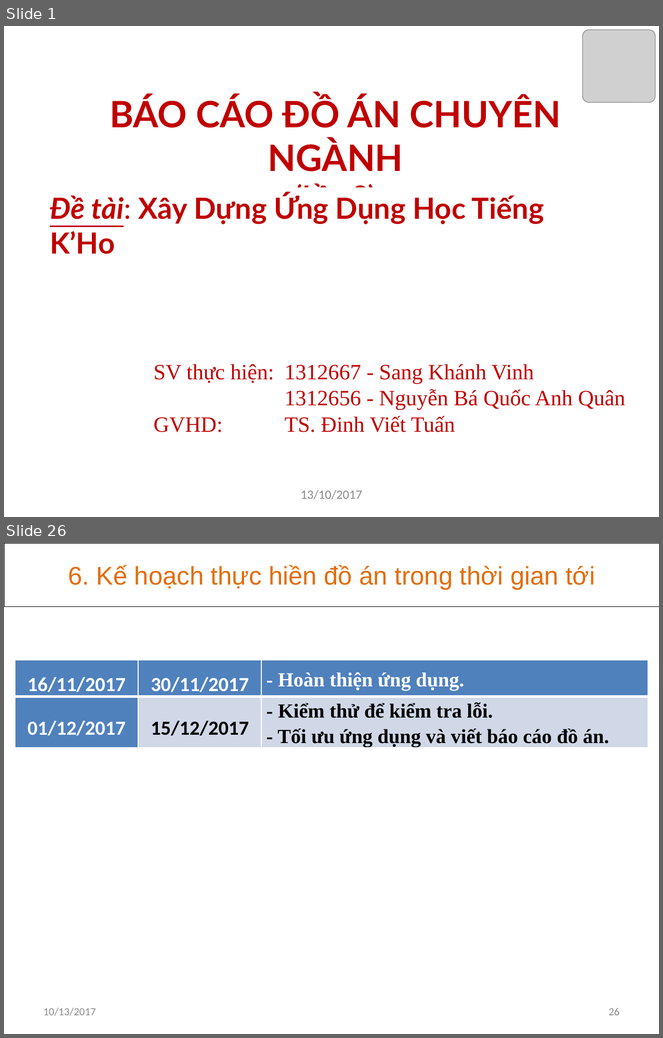
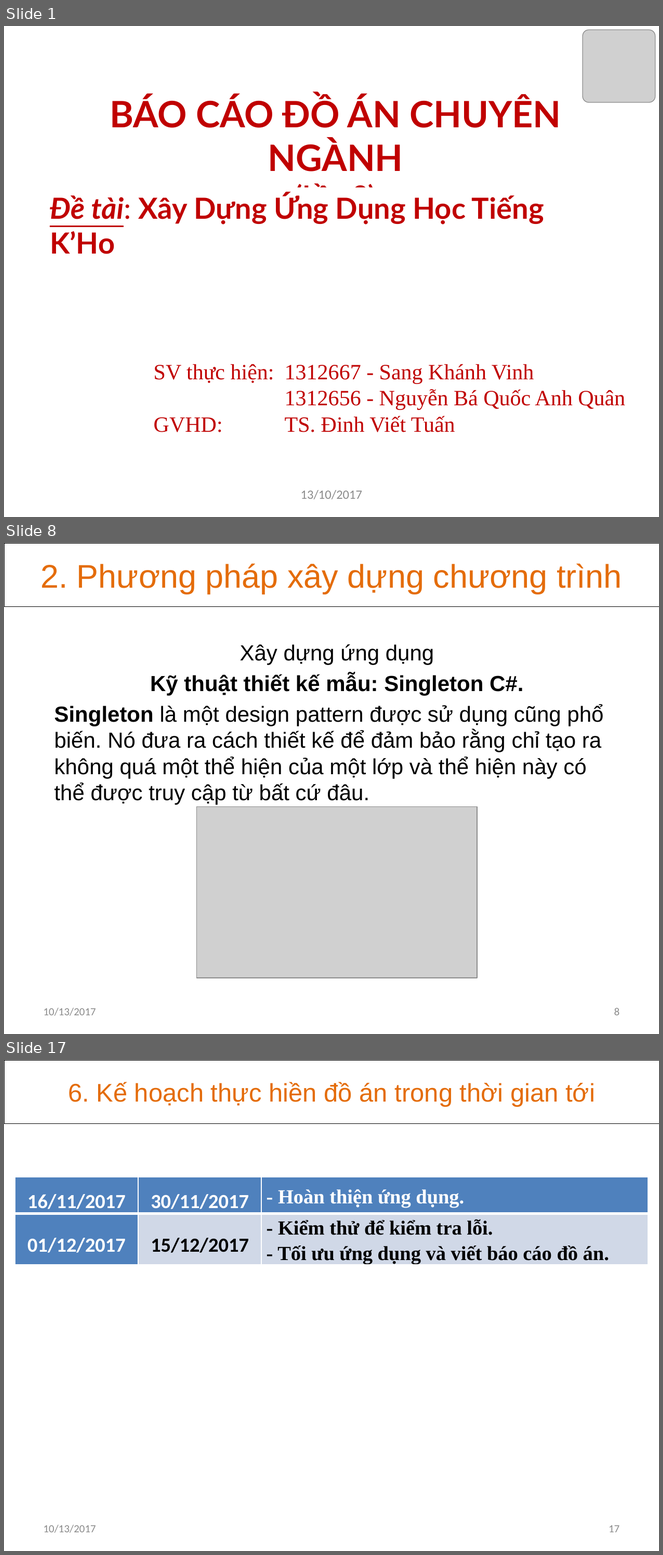
Before and after one commit to khanhvinhit/Do-An, a slide deck: THESIS/DACN_UD_Hoc_KHo_CTK37_BaoCao_D2.pptx. Shown one above the other, each under a label of ours: slides 1 and 26 before the commit, slides 1, 8 and 17 after it; the slides between them are not shown. The pictures are 663x1038 and 663x1555 pixels, drawn with LibreOffice and Linux fonts; fonts in the diff are those of the drawing; grey boxes stand for pictures. Boxes give left, top, right and bottom in pixels: in the first picture for what was removed or moved away, otherwise in the second. Text is boxed around its words. In the diff, an @@ line names an element or a change of style, - is before the commit and + after.

```diff
--- a/THESIS/DACN_UD_Hoc_KHo_CTK37_BaoCao_D2.pptx
+++ b/THESIS/DACN_UD_Hoc_KHo_CTK37_BaoCao_D2.pptx
@@ slide 8 added at [4,543,659,1034], background #FFFFFF @@
@@ rectangle added at [4,543,659,606], outline #000000 0.25 pt, 36 pt, text #E46C0A @@
+2. Phương pháp xây dựng chương trình
@@ subtitle added at [54,644,604,805], 24 pt, text #000000 @@
+Xây dựng ứng dụng
+Kỹ thuật thiết kế mẫu: Singleton C#.
+Singleton là một design pattern được sử dụng cũng phổ biến. Nó đưa ra cách thiết kế để đảm bảo rằng chỉ tạo ra không quá một thể hiện của một lớp và thể hiện này có thể được truy cập từ bất cứ đâu.
@@ picture added at [196,807,477,979] @@
@@ text added at [44,1008,96,1016], 12 pt, text #8C8C8C @@
+10/13/2017
@@ page number added at [614,1008,620,1016], 12 pt, text #8C8C8C @@
+8
@@ what was slide 26 is now slide 17 @@
@@ page number at [609,1525,620,1533]: text changed @@
-26
+17
```
Also in this commit, not shown: 9 slides changed, 5 other slides added, 15 slides removed, 1 other file.
